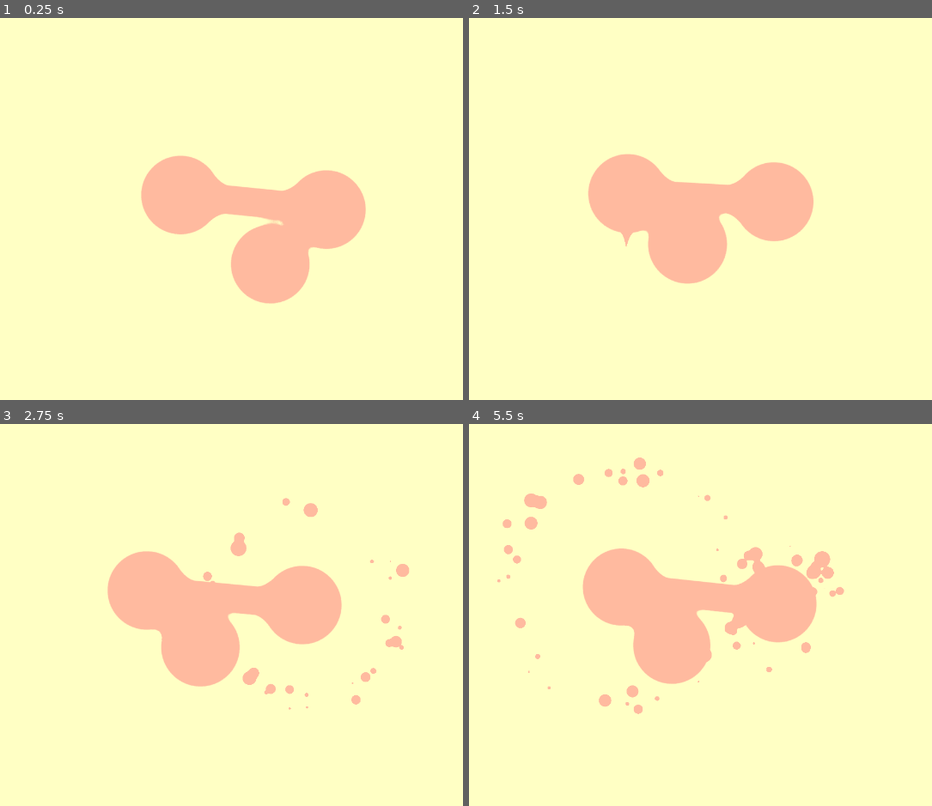
Above: before the commit, frames 1-4 (two rows, left to right).
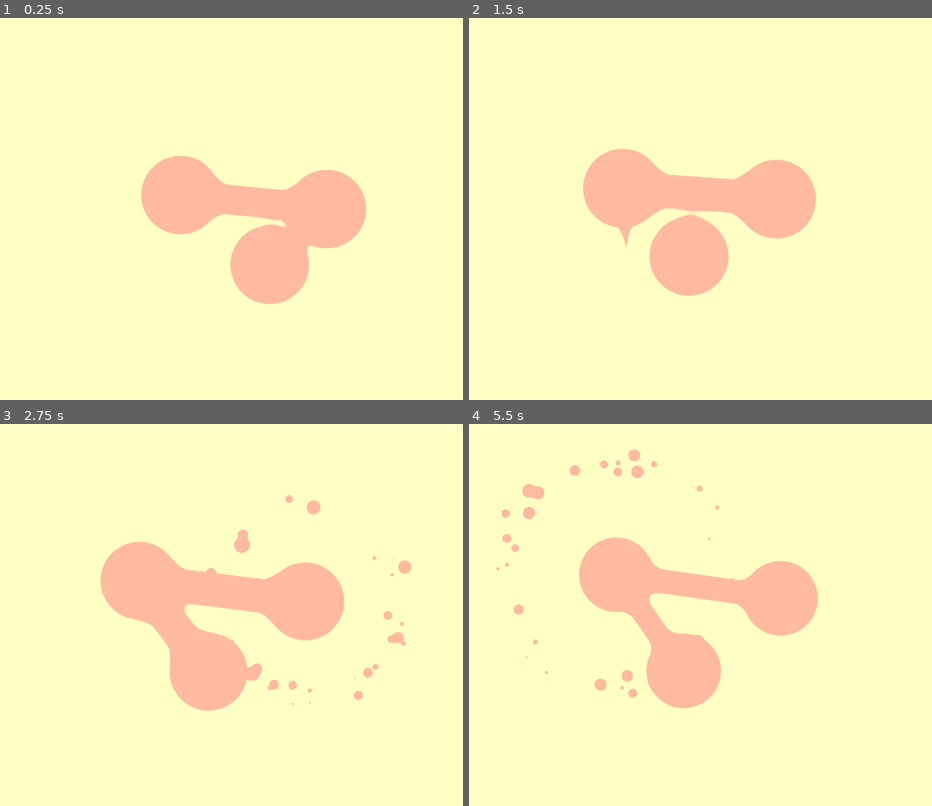
Above: after the commit, the same moments.

Repository: AlexeyBond/old-46-game
Game: Godot game, scene res://root.tscn
Same seed, same stepped clock (60 frames per second), same inputs: the game is played once before the commit and once after it.
Inputs (mouse positions are in pixels of both pictures, inside the frame that each line leads up to):
- Up to frame 1 (0.25 s): no input
- Up to frame 2 (1.5 s): move the mouse to (881, 189) at 0.52 s; click (881, 189) at 0.6 s; drag from (594, 228) to (695, 285) at 1.27 s
- Up to frame 3 (2.75 s): move the mouse to (328, 530) at 2.02 s; click (328, 530) at 2.1 s
- Up to frame 4 (5.5 s): drag from (695, 691) to (524, 557) at 2.77 s; move the mouse to (outside the picture) at 3.52 s; click (outside the picture) at 3.6 s; tap Enter at 4.25 s; drag from (524, 557) to (626, 519) at 4.27 s; move the mouse to (765, 615) at 5.02 s; click (765, 615) at 5.1 s

The runs differ from the first frame. In frame 1, 0.2% of the frame differs, in the area x 46-80%, y 39-75%; in frame 2, 2.2%; in frame 3, 4.3%; in frame 4, 6.7%, in the area x 5-82%, y 6-76%.
Error in both runs: Invalid call. Nonexistent function 'set_seed' in base 'Node2D (ball.tscn::1)'.

Commit message:
better UX and more bugs

Diff:
--- a/ball.tscn
+++ b/ball.tscn
@@ -39,6 +39,7 @@
 	group = ceil(rand_range(-0.99, 2))
 	size = rand_range(0.5, 2)
 
+onready var content = get_node('../..')
 onready var timer = get_node('../../Timer')
 
 func _ready():
@@ -55,7 +56,7 @@
 	$RigidBody2D.linear_velocity = Vector2(0,rand_range(100, 300)).rotated(rand_range(0, 2.0*PI))
 	$RigidBody2D/sprite.scale = Vector2(size, size)
 	$RigidBody2D/CollisionShape2D.transform = $RigidBody2D/CollisionShape2D.transform.scaled(Vector2(size,size))
-
+	$RigidBody2D.set_process_input(true)
 
 func _process(delta):
 	pass
@@ -117,13 +118,59 @@
 		activate_linked_on_tick = last_tick + 1
 		last_activated_tick = last_tick
 
+
+
+func _on_RigidBody2D_mouse_entered():
+	$RigidBody2D/sprite.scale *= 1.1
+	print('enter')
+
+
+func _on_RigidBody2D_mouse_exited():
+	$RigidBody2D/sprite.scale /= 1.1
+	print('leave')
+
+
+func _on_RigidBody2D_input_event(viewport, event, shape_idx):
+	print('be', event)
+
+
+func _on_ColorRect_mouse_entered():
+	content.add_selected_ball(self)
+
+
+func _on_ColorRect_mouse_exited():
+	content.remove_selected_ball(self)
+
+func on_selected():
+	$RigidBody2D/sprite.scale *= 1.05
+func on_unselected():
+	$RigidBody2D/sprite.scale /= 1.05
+
+var skip_down = false
+
+func _on_ColorRect_gui_input(event):
+	if event is InputEventMouseButton:
+		if event.is_pressed():
+			content.start_drag()
+
+			# WGRHHHHHAHHRHHRHRAHRHAHRHARRAHHHHHH HM WTF?
+			var e = InputEventMouseButton.new()
+			e.button_index=event.button_index
+			e.pressed = false
+			skip_down = true
+			get_tree().input_event(e)
+		else:
+			if skip_down:
+				skip_down = false
+				return
+			content.end_drag()
+	if event is InputEventMouseMotion:
+		content.do_drag()
 "
 
 [sub_resource type="PhysicsMaterial" id=2]
 friction = 0.0
-rough = true
 bounce = 1.0
-absorbent = true
 
 [sub_resource type="CircleShape2D" id=3]
 radius = 200.0
@@ -136,6 +183,7 @@
 script = SubResource( 1 )
 
 [node name="RigidBody2D" type="RigidBody2D" parent="."]
+input_pickable = true
 mass = 748.0
 physics_material_override = SubResource( 2 )
 gravity_scale = 0.0
@@ -166,5 +214,19 @@
 scale_amount_random = 0.2
 color_ramp = SubResource( 4 )
 
+[node name="ColorRect" type="ColorRect" parent="RigidBody2D"]
+margin_left = -205.0
+margin_top = -205.0
+margin_right = 205.0
+margin_bottom = 205.0
+rect_pivot_offset = Vector2( 205, 205 )
+color = Color( 1, 1, 1, 0 )
+
 [node name="AudioStreamPlayer" type="AudioStreamPlayer" parent="."]
 pause_mode = 2
+[connection signal="input_event" from="RigidBody2D" to="." method="_on_RigidBody2D_input_event"]
+[connection signal="mouse_entered" from="RigidBody2D" to="." method="_on_RigidBody2D_mouse_entered"]
+[connection signal="mouse_exited" from="RigidBody2D" to="." method="_on_RigidBody2D_mouse_exited"]
+[connection signal="gui_input" from="RigidBody2D/ColorRect" to="." method="_on_ColorRect_gui_input"]
+[connection signal="mouse_entered" from="RigidBody2D/ColorRect" to="." method="_on_ColorRect_mouse_entered"]
+[connection signal="mouse_exited" from="RigidBody2D/ColorRect" to="." method="_on_ColorRect_mouse_exited"]
--- a/content-1.tscn
+++ b/content-1.tscn
@@ -67,7 +67,8 @@
 
 	return ball
 
-func on_click(world_pos):
+func on_click():
+	var world_pos = get_global_mouse_position()
 	var exist_ball = get_ball_at_point(world_pos)
 	if exist_ball:
 		exist_ball.activate()
@@ -100,30 +101,6 @@
 		).grow(500)
 	return rect.grow(500)
 
-func start_drag(position):
-	return get_ball_at_point(position)
-
-func end_drag(first_ball, position):
-	$drag_arrow.set_visible(false)
-	if not first_ball:
-		return
-	var second_ball = get_ball_at_point(position)
-	if not second_ball:
-		return
-	if second_ball.group != first_ball.group:
-		return
-	if first_ball == second_ball:
-		return on_click(position)
-	var exist_link = first_ball.get_link_to(second_ball)
-
-	if exist_link:
-		exist_link.destroy()
-		return
-
-	var lnk = linkscene.instance()
-	$links.add_child(lnk)
-	lnk.init(first_ball, second_ball)
-
 func drag_progress(ball, position):
 	$drag_arrow.modulate = ball.modulate
 	$drag_arrow.set_visible(true)
@@ -132,6 +109,64 @@
 		(position - ball.get_position()).rotated(PI * 0.5).normalized() * 0.5,
 		ball.get_position()
 	))
+
+var selected_ball = null
+
+func add_selected_ball(ball):
+	if selected_ball:
+		selected_ball.on_unselected()
+	selected_ball = ball
+	ball.on_selected()
+
+func remove_selected_ball(ball):
+	if selected_ball == ball:
+		selected_ball = null
+		ball.on_unselected()
+
+var link_start_ball = null
+
+func start_drag():
+	link_start_ball = selected_ball
+	return link_start_ball
+
+func end_drag():
+	$drag_arrow.set_visible(false)
+	var first_ball = link_start_ball
+	link_start_ball = null
+	if not first_ball:
+		on_click()
+		return
+	var second_ball = selected_ball
+	if not second_ball:
+		return
+	if second_ball.group != first_ball.group:
+		return
+	if first_ball == second_ball:
+		return on_click()
+	var exist_link = first_ball.get_link_to(second_ball)
+
+	if exist_link:
+		exist_link.destroy()
+		return
+
+	var lnk = linkscene.instance()
+	$links.add_child(lnk)
+	lnk.init(first_ball, second_ball)
+
+func do_drag():
+	if not link_start_ball:
+		return
+	var position = get_global_mouse_position()
+	$drag_arrow.modulate = link_start_ball.modulate
+	$drag_arrow.set_visible(true)
+	$drag_arrow.set_transform(Transform2D(
+		(position - link_start_ball.get_position()) / 512,
+		(position - link_start_ball.get_position()).rotated(PI * 0.5).normalized() * 0.5,
+		link_start_ball.get_position()
+	))
+
+
+
 "
 
 [sub_resource type="RectangleShape2D" id=2]
--- a/link.gd
+++ b/link.gd
@@ -6,6 +6,8 @@
 var body1: RigidBody2D
 var body2: RigidBody2D
 var initialSpriteTransform: Transform2D
+var r1
+var r2
 
 func init(ball1_, ball2_):
 	ball1 = ball1_
@@ -16,6 +18,7 @@
 
 	ball1.add_link(self)
 	ball2.add_link(self)
+	r1 = rand_range(0.1, 1.5)
 func create_joint_():
 	var j: DampedSpringJoint2D = DampedSpringJoint2D.new()
 	j.set_length(
@@ -35,7 +38,10 @@
 func _ready():
 	initialSpriteTransform = $Sprite.transform
 
+var t = 0
+
 func _process(delta):
+	t += fmod((delta * r1), (2 * PI))
 	if (not body1) or (not body2):
 		print ('link not initialized')
 		return
@@ -44,7 +50,7 @@
 
 	$Sprite.transform = Transform2D(
 		(p2 - p1) / 512,
-		(p2 - p1).rotated(PI / 2.0).normalized() * 0.5,
+		(p2 - p1).rotated(PI / 2.0).normalized() * 0.5 * ( 1 + 0.2 * sin(t)),
 		p1
 	)
 
--- a/root.tscn
+++ b/root.tscn
@@ -16,6 +16,8 @@
 # Called when the node enters the scene tree for the first time.
 func _ready():
 	resize()
+	$ViewportContainer/Viewport.set_physics_object_picking(true)
+	$ViewportContainer.set_process_input(true)
 	get_tree().get_root().connect(\"size_changed\", self, \"resize\")
 
 onready var viewer = get_node(\"ViewportContainer/Viewport/viewer\");
@@ -29,21 +31,32 @@
 	if event.is_action('exit'):
 		get_tree().quit();
 	elif event is InputEventMouseMotion:
-		if drag_key:
-			content.drag_progress(drag_key, camera.get_global_mouse_position())
-	elif event.is_action_pressed(\"click\"):
-		drag_key = content.start_drag(camera.get_global_mouse_position())
+		content.do_drag()
+	#	if drag_key:
+	#		content.drag_progress(drag_key, camera.get_global_mouse_position())
+	#elif event.is_action_pressed(\"click\"):
+	#	drag_key = content.start_drag(camera.get_global_mouse_position())
 	elif event.is_action_released('click'):
-		if drag_key:
-			content.end_drag(drag_key, camera.get_global_mouse_position())
-		else:
-			content.on_click(camera.get_global_mouse_position())
-		drag_key = null
+		content.end_drag()
+	#	if drag_key:
+	#		content.end_drag(drag_key, camera.get_global_mouse_position())
+	#	else:
+	#		content.on_click(camera.get_global_mouse_position())
+	#	drag_key = null
+
+#func _unhandled_input(event):
+	if event is InputEventMouse:
+		event.position = camera.get_global_mouse_position()
+		event.global_position = camera.get_global_mouse_position()
+		pass
+	event = camera.make_input_local(event)
+	viewport.input(event)
 
 var cur_position
 var cur_zoom
 
 func _process(delta):
+	set_process_input(true)
 	var rect: Rect2 = content.get_intrest_rect()
 	var position = rect.position + rect.size * 0.5
 
@@ -88,6 +101,7 @@
 [node name="ViewportContainer" type="ViewportContainer" parent="."]
 margin_right = 1920.0
 margin_bottom = 1080.0
+mouse_filter = 1
 size_flags_horizontal = 11
 size_flags_vertical = 11
 stretch = true
@@ -100,6 +114,7 @@
 render_target_update_mode = 3
 
 [node name="viewer" type="Node2D" parent="ViewportContainer/Viewport"]
+editor/display_folded = true
 
 [node name="camera" type="Camera2D" parent="ViewportContainer/Viewport/viewer"]
 visible = false
@@ -130,3 +145,4 @@
 anchor_bottom = 1.0
 margin_right = 1920.0
 margin_bottom = 1080.0
+mouse_filter = 2
